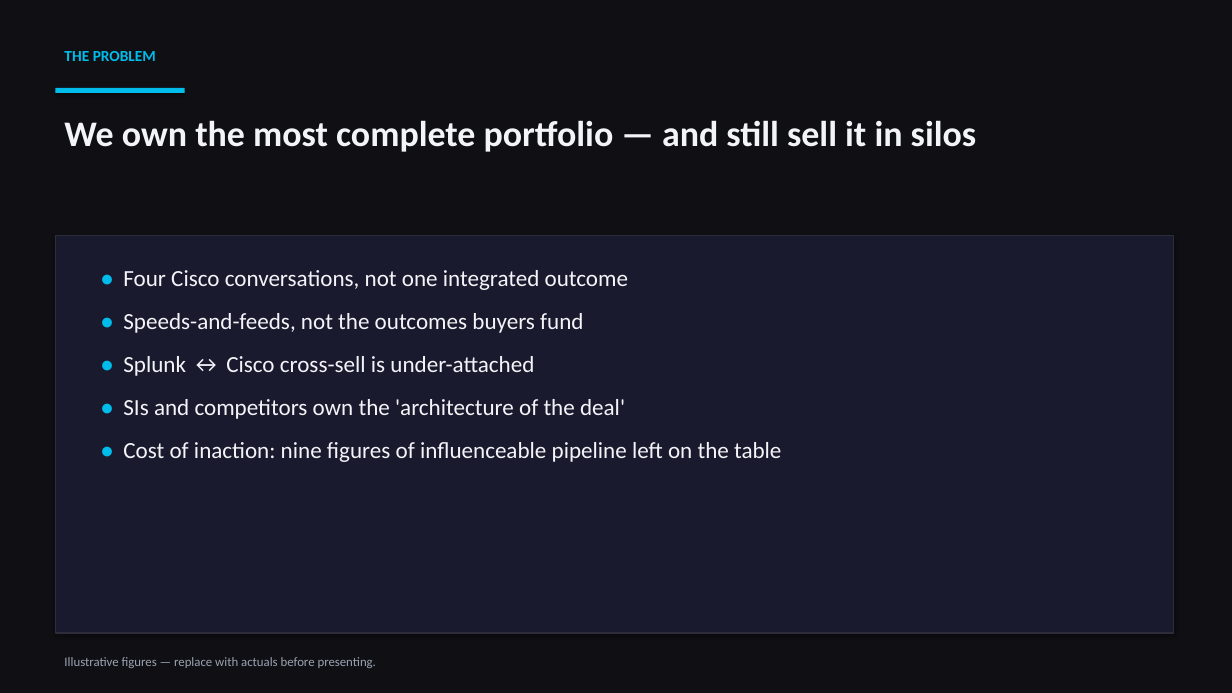
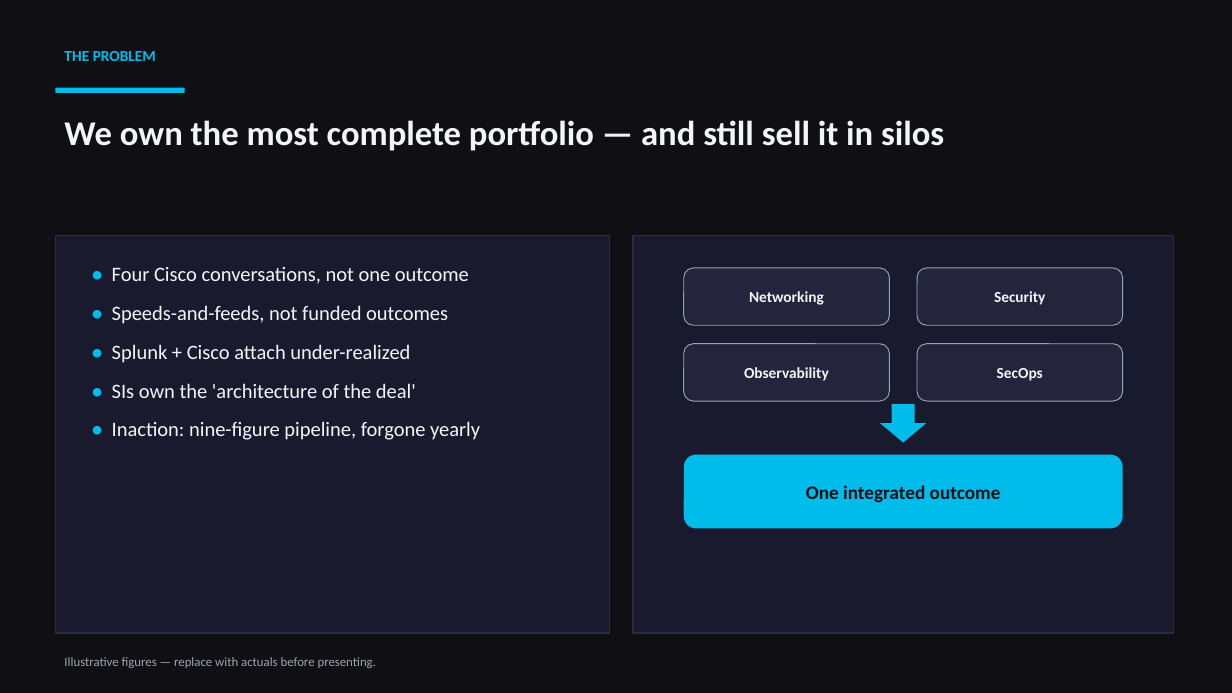
Before and after one commit to rcasey1978/FieldCTO_TacticalSelling, a slide deck: slide 2 of Field-CTO-XArch-Business-Case.pptx. Drawn at 1232x693 pixels with LibreOffice and Linux fonts; fonts in the diff are those of the drawing. Boxes give left, top, right and bottom in pixels: in the first picture for what was removed or moved away, otherwise in the second. Text is boxed around its words. In the diff, an @@ line names an element or a change of style, - is before the commit and + after.

```diff
--- a/Field-CTO-XArch-Business-Case.pptx
+++ b/Field-CTO-XArch-Business-Case.pptx
@@ text "We own the most complete ..." at [64,120,944,151]: size 28 to 27 pt @@
@@ rectangle: place and size @@
-rectangle at [55,236,1174,633]
+rectangle at [55,236,610,633]
@@ rectangle at [55,236,610,633]: shadow off @@
@@ rectangle added at [633,236,1174,633], fill #1A1A2E, outline #2C2C3A 1 pt @@
@@ text at [112,267,480,440]: text changed; size 18 to 16 pt @@
-• Four Cisco conversations, not one integrated outcome
-• Speeds-and-feeds, not the outcomes buyers fund
-• Splunk ↔ Cisco cross-sell is under-attached
-• SIs and competitors own the 'architecture of the deal'
-• Cost of inaction: nine figures of influenceable pipeline left on the table
+• Four Cisco conversations, not one outcome
+• Speeds-and-feeds, not funded outcomes
+• Splunk + Cisco attach under-realized
+• SIs own the 'architecture of the deal'
+• Inaction: nine-figure pipeline, forgone yearly
@@ rounded rectangle added at [684,268,890,325], fill #24243C, outline #9AA3B2 0.75 pt, 12 pt, text #F2F4F8, bold @@
+Networking
@@ rounded rectangle added at [917,268,1123,325], fill #24243C, outline #9AA3B2 0.75 pt, 12 pt, text #F2F4F8, bold @@
+Security
@@ rounded rectangle added at [684,344,890,401], fill #24243C, outline #9AA3B2 0.75 pt, 12 pt, text #F2F4F8, bold @@
+Observability
@@ rounded rectangle added at [917,344,1123,401], fill #24243C, outline #9AA3B2 0.75 pt, 12 pt, text #F2F4F8, bold @@
+SecOps
@@ down arrow added at [880,404,926,443], fill #00BCEB @@
@@ rounded rectangle added at [684,455,1123,529], fill #00BCEB, 15 pt, text #101014, bold @@
+One integrated outcome
```
Also in this commit, not shown: 20 other slides changed, 2 other files.
